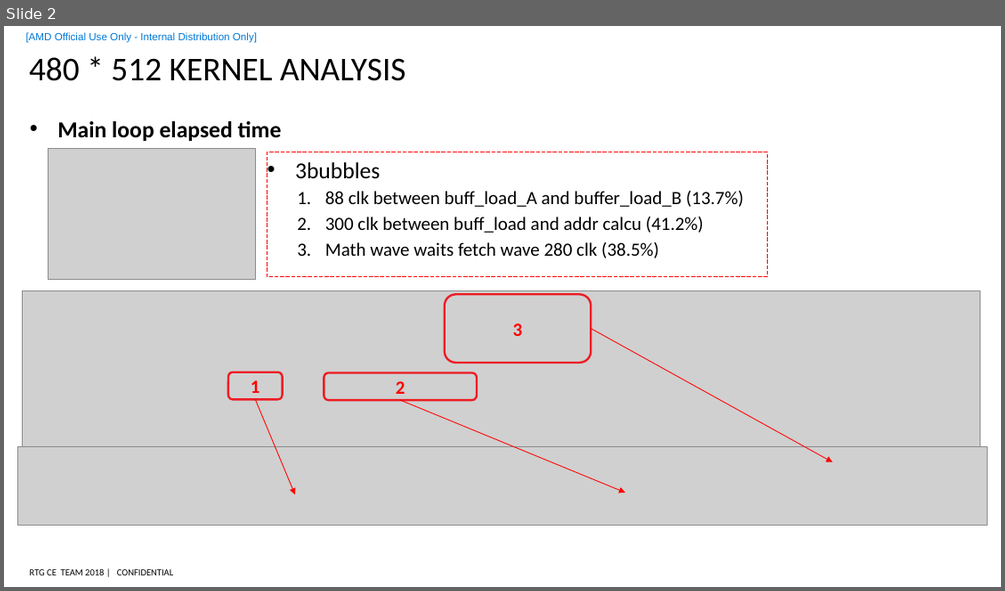
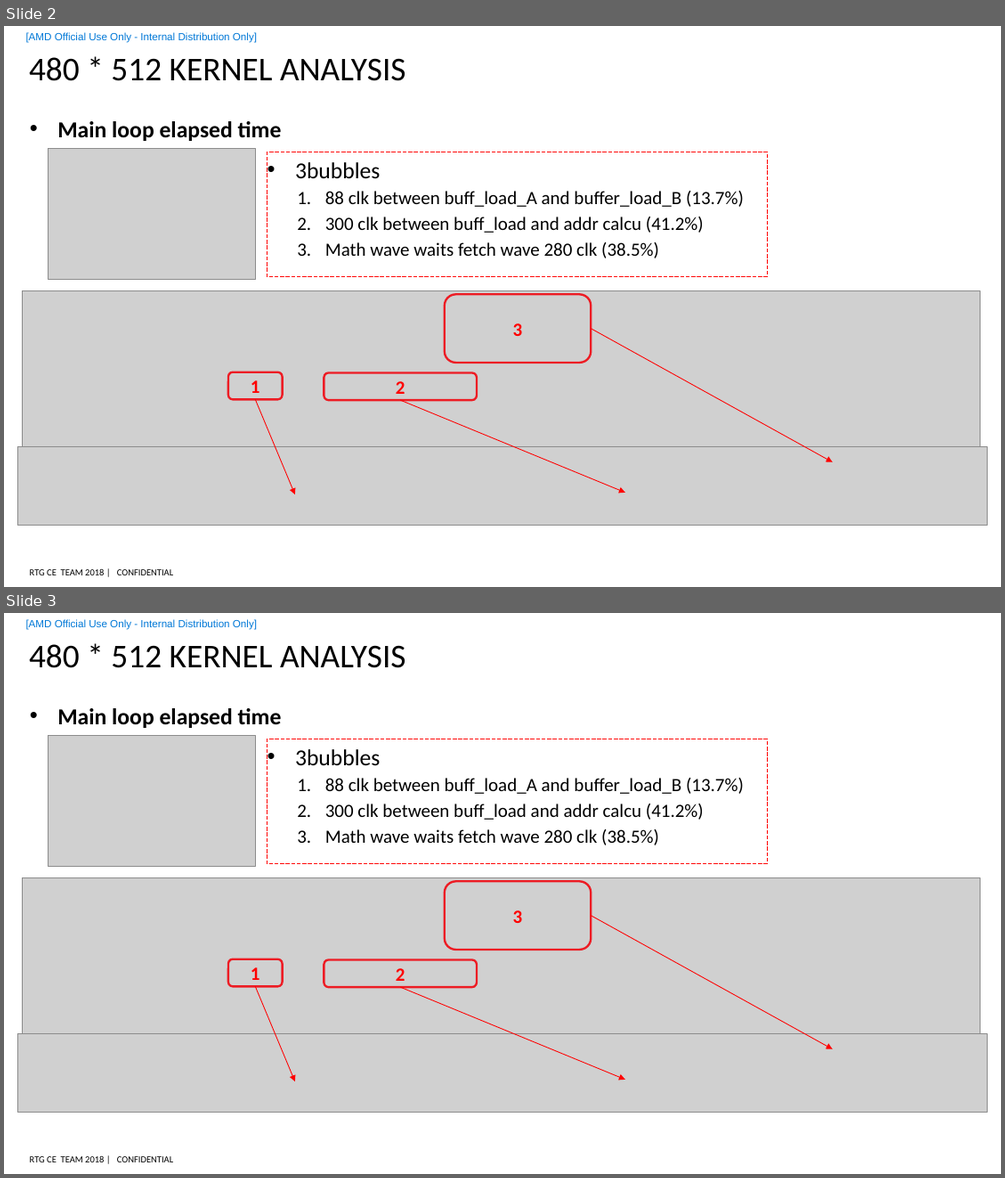
Before and after one commit to feifei14119/TensileLite, a slide deck: doc/480x512 kernel analysis.pptx. Shown one above the other, each under a label of ours: slide 2 before the commit, slides 2 and 3 after it. The pictures are 1005x591 and 1005x1178 pixels, drawn with LibreOffice and Linux fonts; fonts in the diff are those of the drawing; grey boxes stand for pictures; background and template pictures are left out. Boxes give left, top, right and bottom in pixels: in the first picture for what was removed or moved away, otherwise in the second. Text is boxed around its words. In the diff, an @@ line names an element or a change of style, - is before the commit and + after.

```diff
--- a/doc/480x512 kernel analysis.pptx
+++ b/doc/480x512 kernel analysis.pptx
@@ slide 3 added at bbox=[4, 613, 1001, 1174], background #FFFFFF; not listed: 3 template elements that a slide beside it also shows @@
@@ title added at bbox=[29, 644, 406, 668], 32 pt, text #000000 @@
+480 * 512 KERNEL ANALYSIS
@@ text added at bbox=[57, 708, 282, 728], 22 pt, text #000000, bold @@
+• Main loop elapsed time
@@ picture added at bbox=[48, 736, 255, 866] @@
@@ rectangle added at bbox=[267, 738, 767, 863], outline #FF0000 0.75 pt dashed, 18 pt, text #000000 @@
+• 3bubbles
+  1. 88 clk between buff_load_A and buffer_load_B (13.7%)
+  2. 300 clk between buff_load and addr calcu (41.2%)
+  3. Math wave waits fetch wave 280 clk (38.5%)
@@ picture added at bbox=[23, 877, 979, 1034] @@
@@ rounded rectangle added at bbox=[445, 882, 591, 949], outline #ED1C24 2 pt, 18 pt, text #FF0000, bold @@
+3
@@ arrow added from (591, 915) to (833, 1049), #FF0000 0.75 pt @@
@@ rounded rectangle added at bbox=[228, 959, 283, 986], outline #ED1C24 2 pt, 18 pt, text #FF0000, bold @@
+1
@@ arrow added from (255, 986) to (295, 1081), #FF0000 0.75 pt @@
@@ rounded rectangle added at bbox=[324, 960, 477, 987], outline #ED1C24 2 pt, 18 pt, text #FF0000, bold @@
+2
@@ arrow added from (400, 987) to (625, 1079), #FF0000 0.75 pt @@
@@ picture added at bbox=[17, 1034, 987, 1112] @@
```
Also in this commit, not shown: 1 other slide added, 24 other files.
